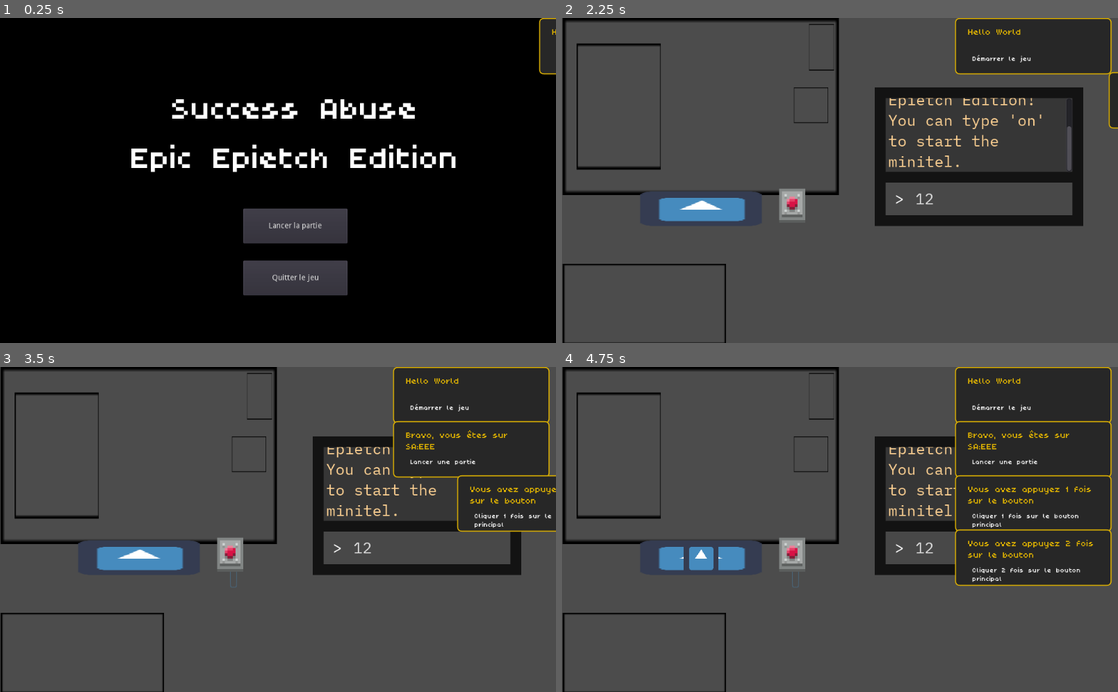
Above: before the commit, frames 1-4 (two rows, left to right).
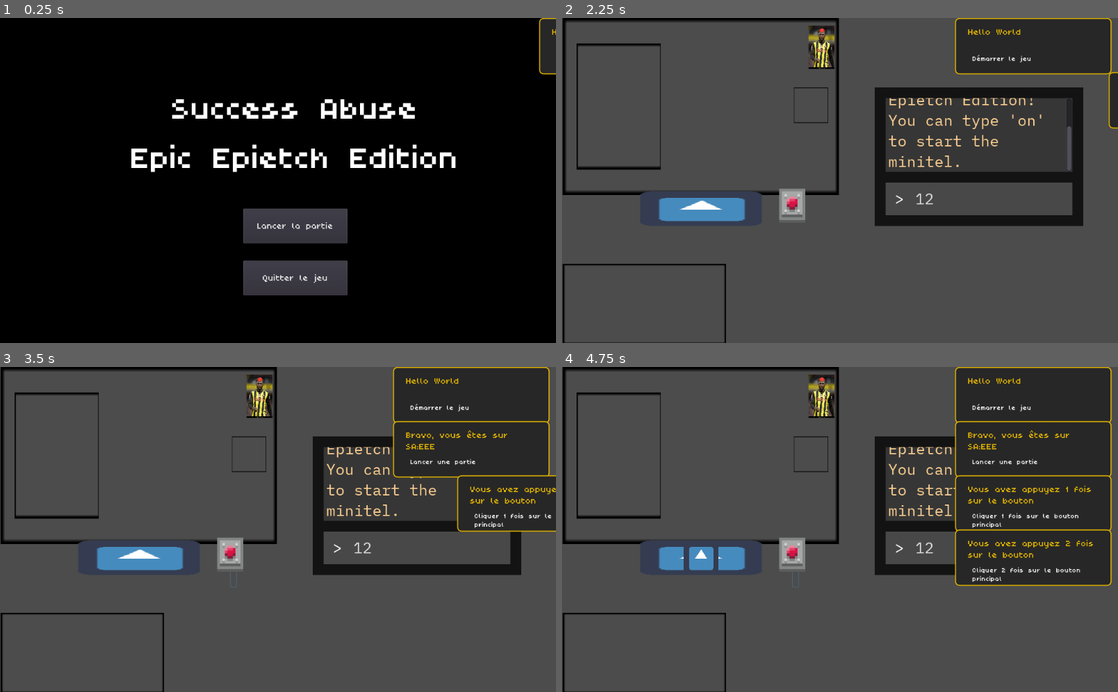
Above: after the commit, the same moments.

Repository: Armindster/success-abuse-epic-epietch-edition
Game: Godot game, scene res://Game/GameScreen.tscn
The game is run twice, just before and just after one commit, with the same random seed, the same clock (stepped at 60 frames per second) and the same inputs. The engine's default icon, where the game draws it, is replaced by a stand-in: a white triangle on a blue panel in a dark square.
Inputs (mouse positions are in pixels of both pictures, inside the frame that each line leads up to):
- Up to frame 1 (0.25 s): no input
- Up to frame 2 (2.25 s): click (995, 200) at 0.52 s; type "12" at 0.6 s; click (795, 222) at 1.25 s; click "Lancer la partie" at 2 s
- Up to frame 3 (3.5 s): click (233, 571) at 2.75 s
- Up to frame 4 (4.75 s): click (795, 571) at 3.5 s; move the mouse to (645, 653) at 4.27 s; click (645, 653) at 4.42 s

The runs differ from the first frame. In frame 1, 0.3% of the frame differs, in the area x 46-60%, y 62-82%; in frame 2, 0.5%, in the area x 44-49%, y 1-17%; in frame 3, 0.5%; in frame 4, 0.5%.

Commit message:
Add sprite

Diff:
--- a/Game/MainMenu.tscn
+++ b/Game/MainMenu.tscn
@@ -6,6 +6,16 @@
 
 [sub_resource type="DynamicFont" id=1]
 size = 72
+font_data = ExtResource( 1 )
+
+[sub_resource type="DynamicFont" id=2]
+size = 20
+extra_spacing_bottom = 10
+font_data = ExtResource( 1 )
+
+[sub_resource type="DynamicFont" id=3]
+size = 20
+extra_spacing_bottom = 10
 font_data = ExtResource( 1 )
 
 [node name="MainMenu" type="Control"]
@@ -38,6 +48,7 @@
 margin_top = 352.0
 margin_right = 640.0
 margin_bottom = 416.0
+custom_fonts/font = SubResource( 2 )
 text = "Lancer la partie"
 __meta__ = {
 "_edit_use_anchors_": false
@@ -48,6 +59,7 @@
 margin_top = 448.0
 margin_right = 640.0
 margin_bottom = 512.0
+custom_fonts/font = SubResource( 3 )
 text = "Quitter le jeu"
 
 [node name="Timer" type="Timer" parent="."]
--- a/Tableau/Tableau.tscn
+++ b/Tableau/Tableau.tscn
@@ -1,10 +1,12 @@
-[gd_scene load_steps=9 format=2]
+[gd_scene load_steps=11 format=2]
 
 [ext_resource path="res://Carton/New Piskel.png" type="Texture" id=1]
 [ext_resource path="res://Tableau/Tableau.gd" type="Script" id=2]
 [ext_resource path="res://Tableau/Area2DIsaac.gd" type="Script" id=3]
 [ext_resource path="res://Tableau/Area2DQuote.gd" type="Script" id=4]
 [ext_resource path="res://Tableau/Area2DJeff.gd" type="Script" id=5]
+[ext_resource path="res://Tableau/pin.png" type="Texture" id=6]
+[ext_resource path="res://Tableau/isaac success.jpg" type="Texture" id=7]
 
 [sub_resource type="RectangleShape2D" id=1]
 extents = Vector2( 22.5, 41.25 )
@@ -32,8 +34,8 @@
 
 [node name="Sprite" type="Sprite" parent="Area2DIsaac"]
 position = Vector2( 478, 54 )
-scale = Vector2( 0.46, 1.72 )
-texture = ExtResource( 1 )
+scale = Vector2( 0.128686, 0.148148 )
+texture = ExtResource( 7 )
 
 [node name="Area2DQuote" type="Area2D" parent="."]
 script = ExtResource( 4 )
@@ -59,6 +61,11 @@
 scale = Vector2( 0.63, 1.32 )
 texture = ExtResource( 1 )
 
+[node name="Sprite" type="Sprite" parent="."]
+position = Vector2( 479, 23 )
+scale = Vector2( 0.08, 0.0800001 )
+texture = ExtResource( 6 )
+
 [connection signal="clickIsaac" from="Area2DIsaac" to="." method="_on_Area2DIsaac_clickIsaac"]
 [connection signal="input_event" from="Area2DIsaac" to="Area2DIsaac" method="_on_Area2DIsaac_input_event"]
 [connection signal="clickQuote" from="Area2DQuote" to="." method="_on_Area2DQuote_clickQuote"]
Not shown: 1 places in Game/MainMenu.tscn that only renumber resources
Binary file added: Tableau/calendrier.png
Not shown, added: Tableau/calendrier.png.import
Binary file added: Tableau/isaac success.jpg
Not shown, added: Tableau/isaac success.jpg.import
Binary file added: Tableau/pin.png
Not shown, added: Tableau/pin.png.import
